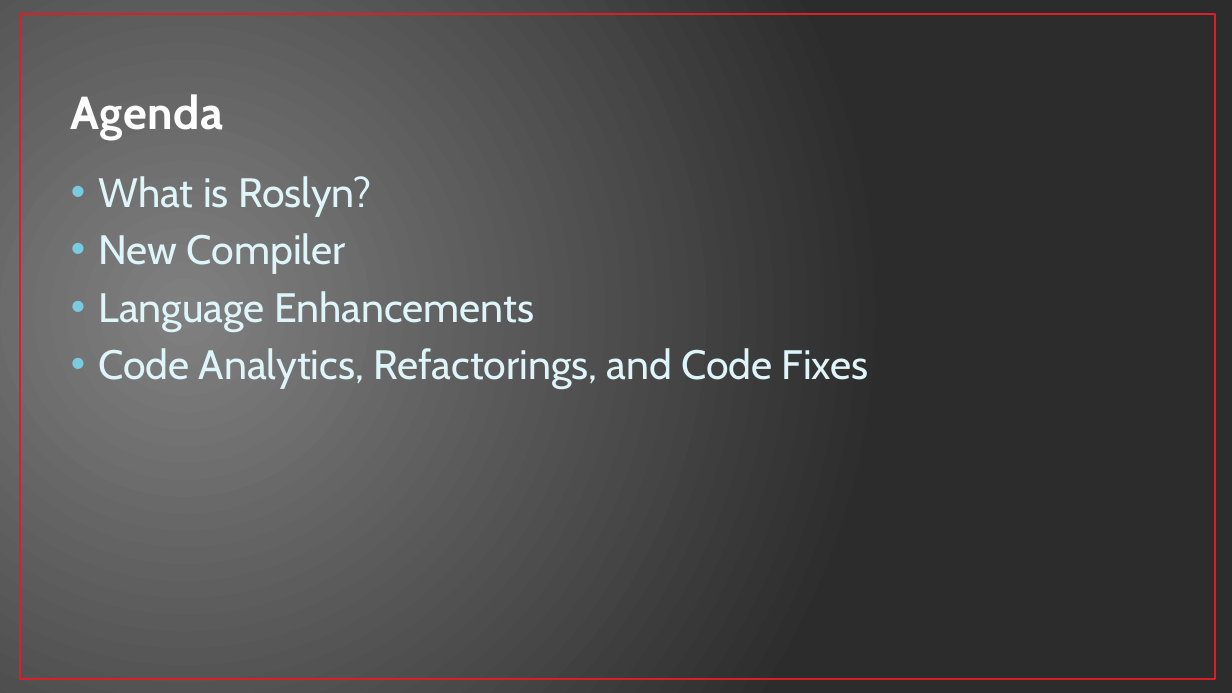
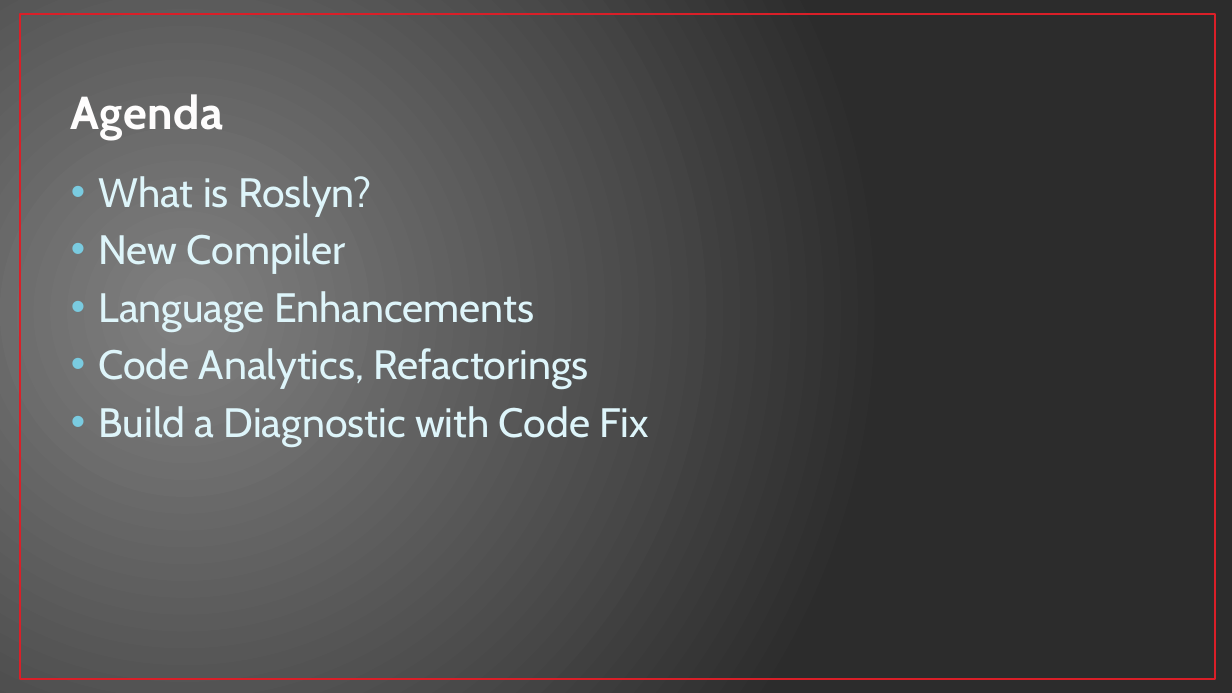
Before and after one commit to jwooley/RoslynAndYou, a slide deck: slide 2 of RoslynAndYou.pptx. Drawn at 1232x693 pixels with LibreOffice and Linux fonts; fonts in the diff are those of the drawing. Boxes give left, top, right and bottom in pixels: in the first picture for what was removed or moved away, otherwise in the second. Text is boxed around its words. In the diff, an @@ line names an element or a change of style, - is before the commit and + after.

```diff
--- a/RoslynAndYou.pptx
+++ b/RoslynAndYou.pptx
@@ text at [99,348,648,447]: text changed @@
-• Code Analytics, Refactorings, and Code Fixes
+• Code Analytics, Refactorings
+• Build a Diagnostic with Code Fix
```
Also in this commit, not shown: 5 other slides changed, 1 slide added, 23 other files.
